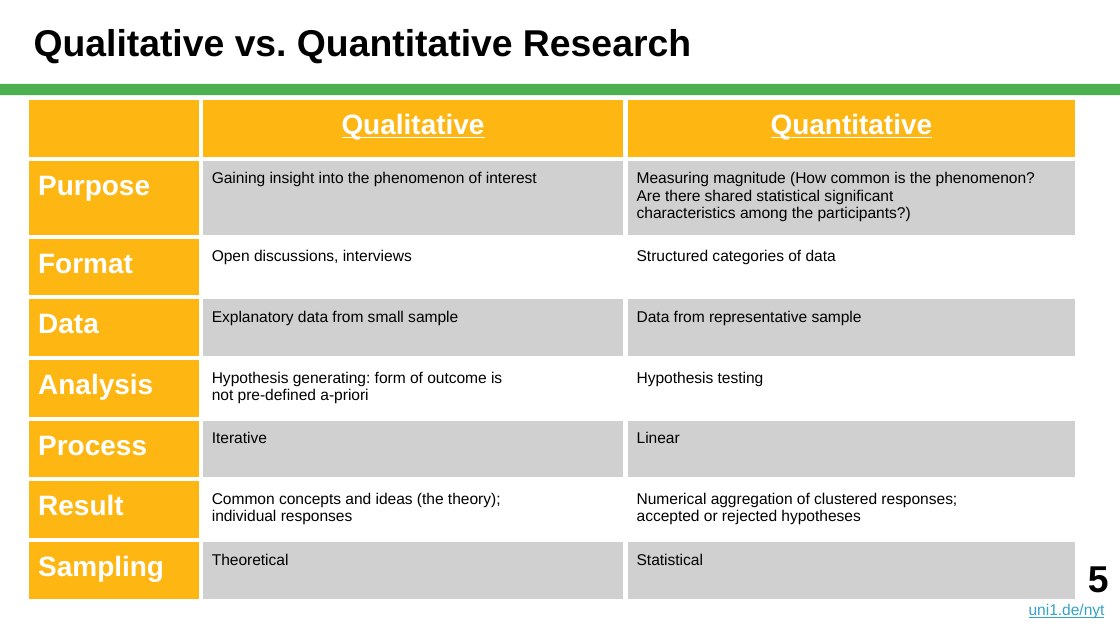
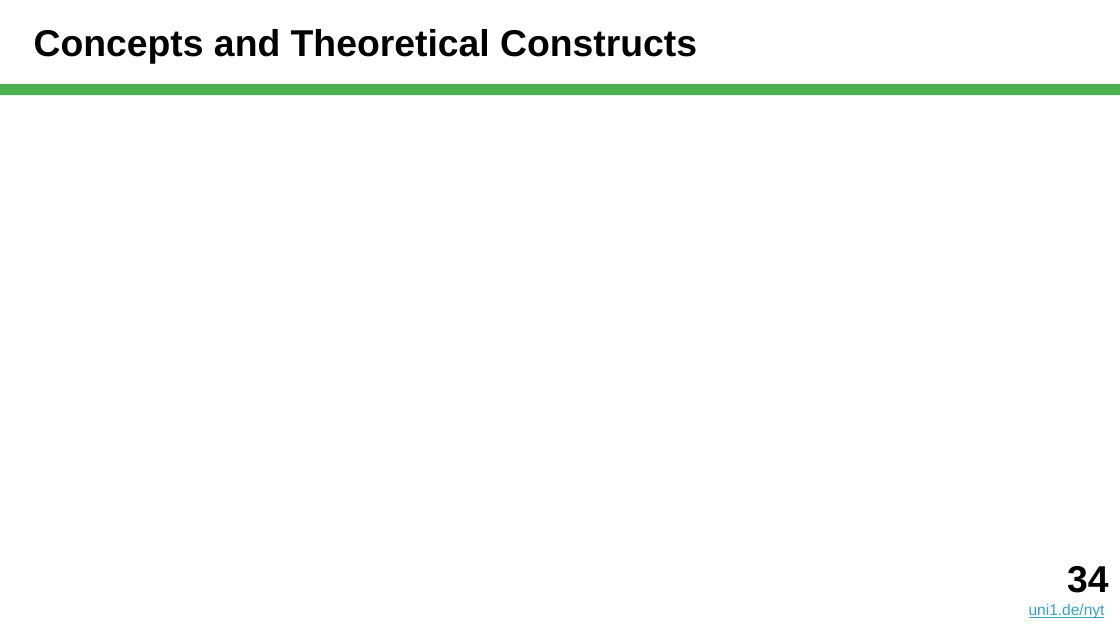
Before and after one commit to dirkriehle/nyt-course, a slide deck: slide 34 of Lecture slides/NYT B03 - Qualitative Data Analysis.pptx (slide 5 before the commit). Drawn at 1120x630 pixels with LibreOffice and Linux fonts; fonts in the diff are those of the drawing. Boxes give left, top, right and bottom in pixels: in the first picture for what was removed or moved away, otherwise in the second. Text is boxed around its words. In the diff, an @@ line names an element or a change of style, - is before the commit and + after.

```diff
--- a/Lecture slides/NYT B03 - Qualitative Data Analysis.pptx
+++ b/Lecture slides/NYT B03 - Qualitative Data Analysis.pptx
@@ title at (34,29,697,64): text changed @@
-Qualitative vs. Quantitative Research
+Concepts and Theoretical Constructs
@@ table removed at (27,97,1076,585), 8 rows, 3 columns @@
- | Qualitative | Quantitative
-Purpose | Gaining insight into the phenomenon of interest | Measuring magnitude (How common is the phenomenon? / Are there shared statistical significant / characteristics among the participants?)
-Format | Open discussions, interviews | Structured categories of data
-Data | Explanatory data from small sample | Data from representative sample
-Analysis | Hypothesis generating: form of outcome is / not pre-defined a-priori | Hypothesis testing
-Process | Iterative | Linear
-Result | Common concepts and ideas (the theory); / individual responses | Numerical aggregation of clustered responses; / accepted or rejected hypotheses
-Sampling | Theoretical | Statistical
@@ text at (1067,566,1108,593): text changed @@
-5
+34
```
Also in this commit, not shown: 14 other slides changed, 40 slides added, 24 slides removed, 3 other files.
